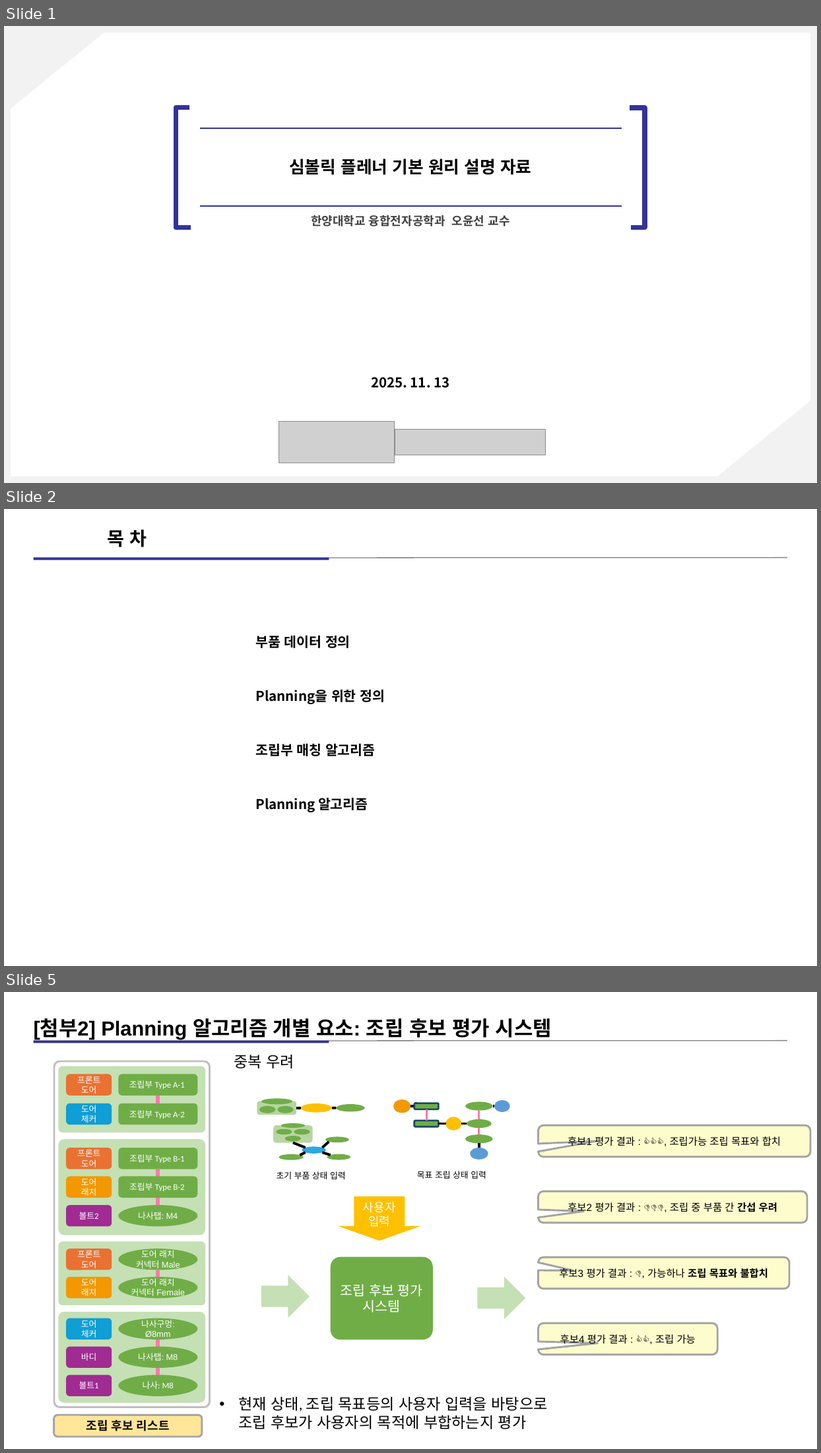
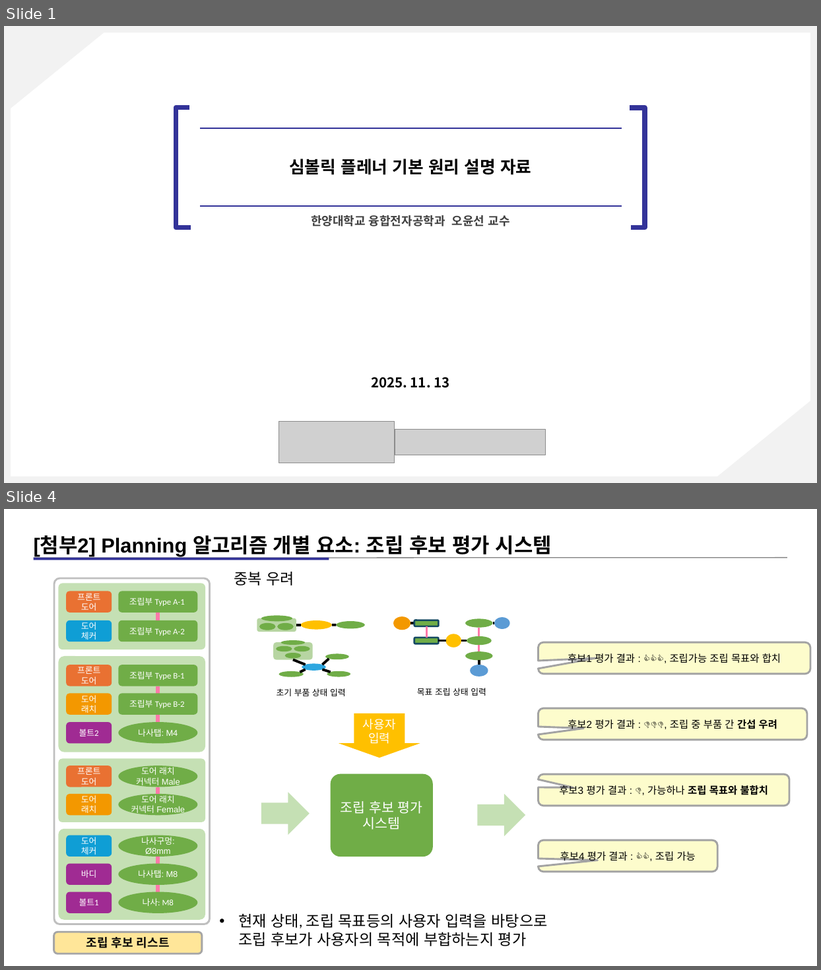
Before and after one commit to kimz1121/test, a slide deck: 현대차 심볼릭 플레너 예시 설명 자료_14_아키텍쳐_자료(작성중)_피드백_반영.pptx. Shown one above the other, each under a label of ours: slides 1, 2 and 5 before the commit, slides 1 and 4 after it; the slides between them are not shown. The pictures are 821x1453 and 821x970 pixels, drawn with LibreOffice and Linux fonts; fonts in the diff are those of the drawing; grey boxes stand for pictures. Boxes give left, top, right and bottom in pixels: in the first picture for what was removed or moved away, otherwise in the second. Text is boxed around its words. In the diff, an @@ line names an element or a change of style, - is before the commit and + after.

```diff
--- a/현대차 심볼릭 플레너 예시 설명 자료_14_아키텍쳐_자료(작성중)_피드백_반영.pptx
+++ b/현대차 심볼릭 플레너 예시 설명 자료_14_아키텍쳐_자료(작성중)_피드백_반영.pptx
@@ slide 2 removed at (x1=4, y1=509, x2=817, y2=966), background #FFFFFF @@
@@ text removed at (x1=108, y1=529, x2=147, y2=547) @@
-목 차
@@ line removed from (33, 558) to (788, 558) @@
@@ rectangle removed at (x1=33, y1=558, x2=329, y2=560) @@
@@ table removed at (x1=256, y1=609, x2=566, y2=825), 4 rows, 1 columns @@
-부품 데이터 정의
-Planning을 위한 정의
-조립부 매칭 알고리즘
-Planning 알고리즘
@@ what was slide 5 is now slide 4 @@
```
Also in this commit, not shown: 5 slides changed.
